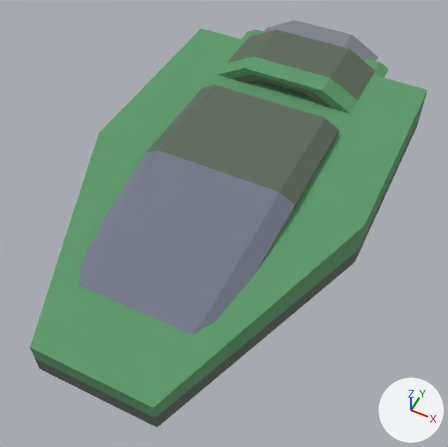
Renders of the OBJ model models/newcars/car6/car6.obj from each side of a commit.
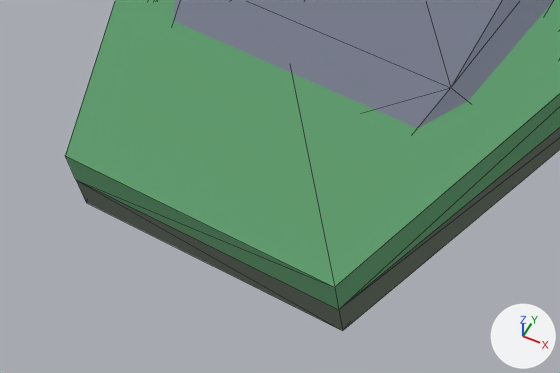
There are two pictures of each version: one whole from a camera (50 mm lens) standing at (1.74, -4.37, 3.13) and looking at (0.52, -1.95, 0.1), one close up on the part from 0% to 57% of the width and 62% to 100% of the height. Arrows for +X, +Y and +Z are at lower right; the lights stay in place. The close-ups show mesh edges as thin lines. Where no turn or scale is listed for an object, it has been applied to the vertices.

Names of what the first close-up shows: 'car6'.
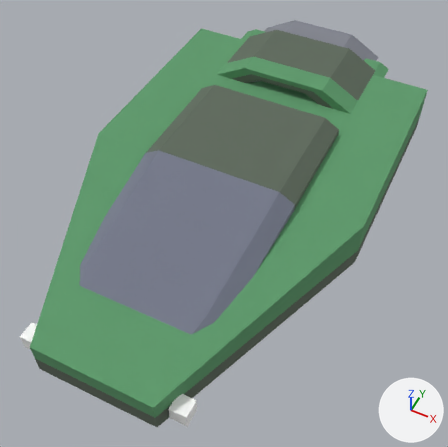
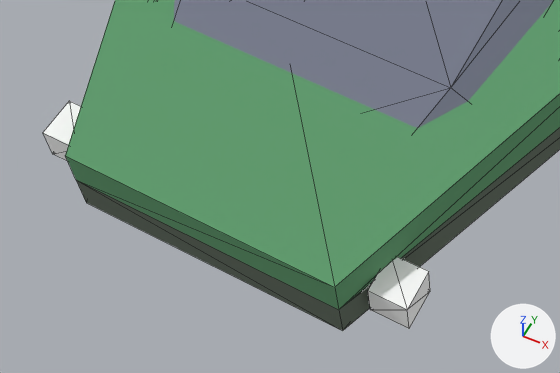
Location of each change, (x1, y1, x2, y2) in pixels of the close-ups (560 x 373 px):
```json
{"object": "car6", "change": "reshaped", "before": [65, 0, 560, 331], "after": [43, 0, 560, 331]}
{"part": 1, "of": "me_car6", "change": "added", "after": [43, 101, 81, 161]}
{"part": 2, "of": "me_car6", "change": "added", "after": [368, 257, 430, 329]}
```

Edits to the scene script, one JSON object a line:
```json
{"op": "add", "block": "mat_standardlight_clone", "code": ["mat_standardlight_clone = principled_material('standardlight(Clone)')", "mat_standardlight_clone.base_color = (1.0, 1.0, 1.0)  # white #ffffff", "mat_standardlight_clone.roughness = 1.0"]}
{"block": "me_car6", "where": "me_car6.from_pydata(...)  # 138 vertices, 260 faces; spans x -0.4..1.4, y -3.36..-0.1, z -0.05..0.62"}
{"block": "me_car6", "where": "# used by ob_car6; location = (0.0, 0.0, 0.0)"}
{"block": "me_car6", "change": "me_car6 part 1: a new loose piece, a box spanning x 0.0..0.1, y -3.3..-3.2, z 0.2..0.3, in mat_standardlight_clone (white #ffffff)"}
{"block": "me_car6", "change": "me_car6 part 2: a new loose piece, a box spanning x 0.9..1.0, y -3.3..-3.2, z 0.2..0.3, in mat_standardlight_clone (white #ffffff)"}
{"op": "add", "block": "me_car6", "code": "me_car6.materials.append(mat_standardlight_clone)  # white #ffffff"}
```
